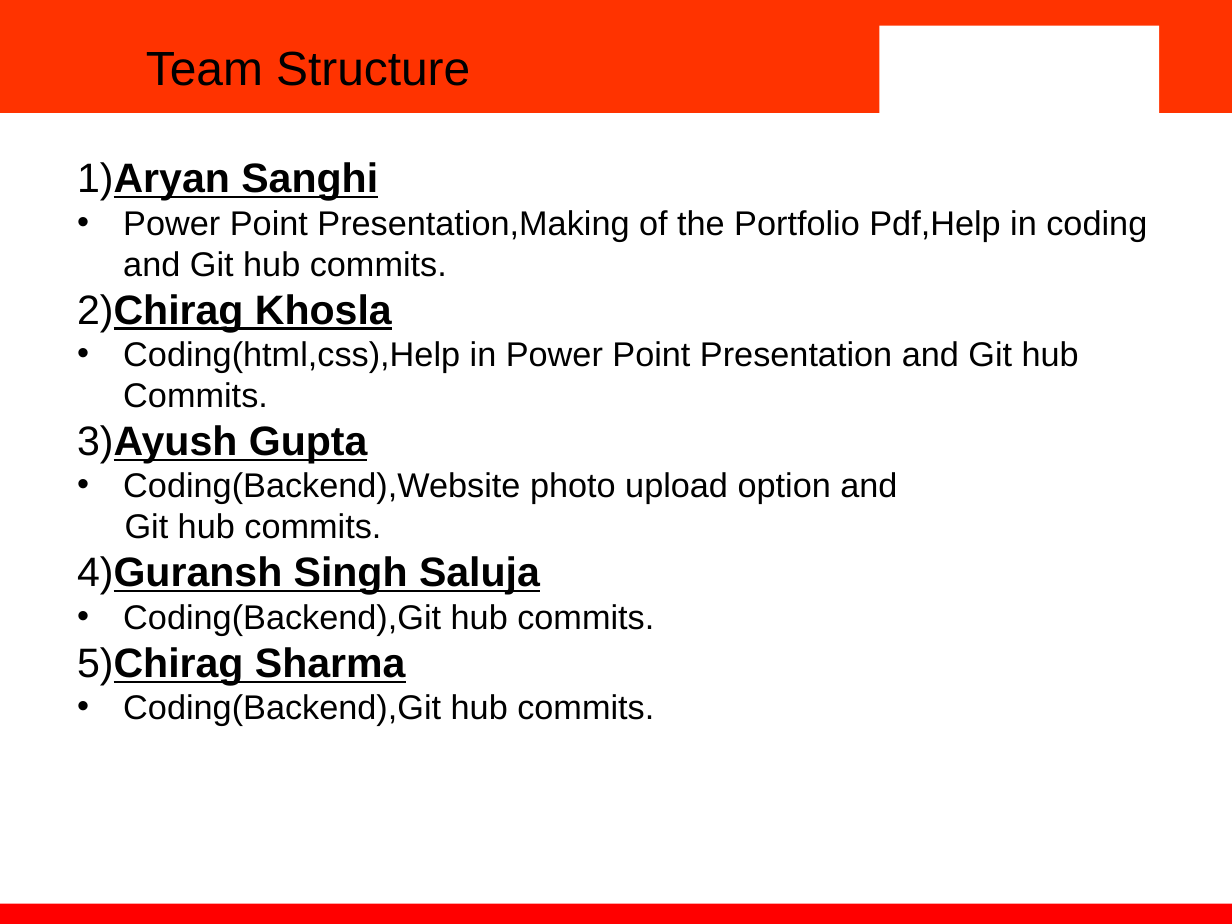
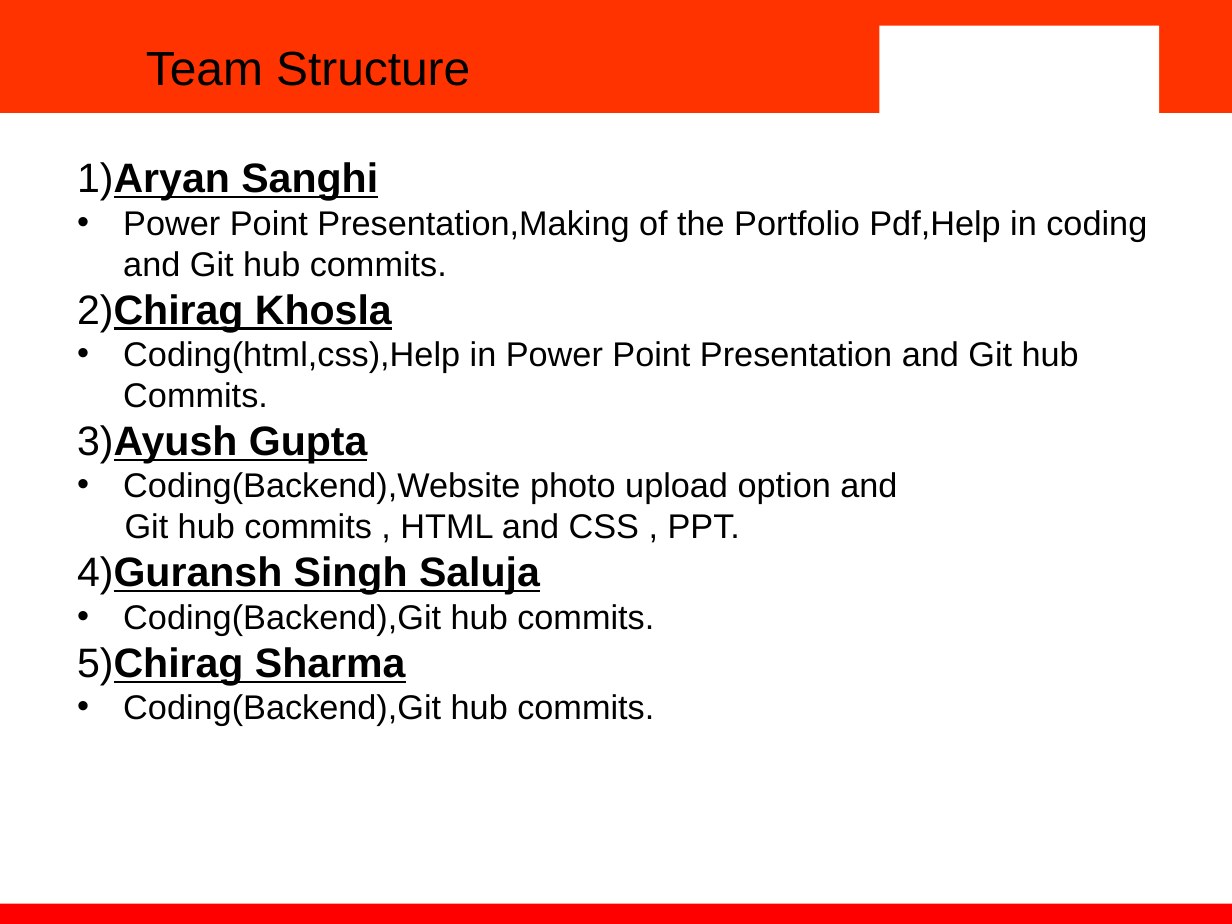
Before and after one commit to Aryan100-crypto/SCM-project, a slide deck: slide 3 of Main ppt scm.pptx. Drawn at 1232x924 pixels with LibreOffice and Linux fonts; fonts in the diff are those of the drawing; background and template pictures are left out. Boxes give left, top, right and bottom in pixels: in the first picture for what was removed or moved away, otherwise in the second. Text is boxed around its words. In the diff, an @@ line names an element or a change of style, - is before the commit and + after.

```diff
--- a/Main ppt scm.pptx
+++ b/Main ppt scm.pptx
@@ text at box(125, 513, 740, 539): text changed @@
-Git hub commits.
+Git hub commits , HTML and CSS , PPT.
```
Also in this commit, not shown: 1 other slide changed.
